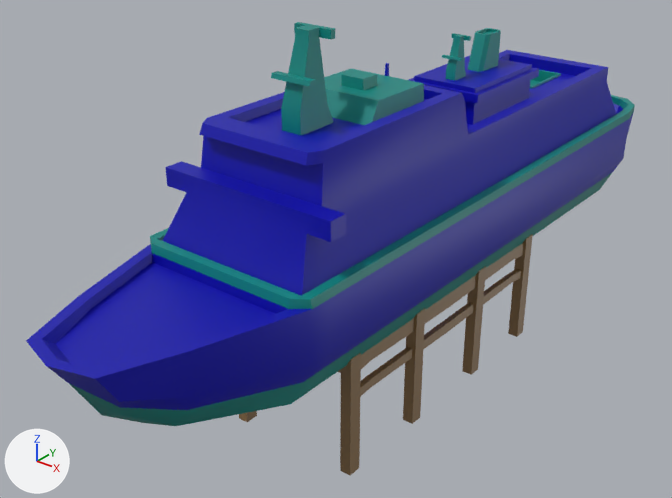
Two versions of the glTF model public/assets/models/boats.glb, one commit apart.
The view is the same before and after, from a camera (50 mm lens) standing at (11.85, -17.16, 11.36) and looking at (-0.85, -1.29, 1.52). Every picture has the same lights, and +X, +Y and +Z are marked at lower left. The picture after the commit comes second. Vertices at exactly the same position are counted once.

Before the edit, the objects in view are built like this:
```python
me_boat_ferry__all = bpy.data.meshes.new('boat_ferry__all')
me_boat_ferry__all.from_pydata(...)  # 428 vertices, 858 faces; spans x -2.2..2.2, y -10.0..10.0, z 0.0..7.3
me_boat_ferry__all.materials.append(mat_defaultmaterial)
me_rootnode_006_flat = bpy.data.meshes.new('RootNode.006_flat')
me_rootnode_006_flat.from_pydata(...)  # 244 vertices, 388 faces; spans x -1.72..1.72, y -4.0..4.0, z -2.32..0.73
me_rootnode_006_flat.materials.append(mat_defaultmaterial_004)
ob_boat_ferry__all = bpy.data.objects.new('boat_ferry__all', me_boat_ferry__all)
ob_boat_ferry__all.location = (0.0, 0.0, 0.0)
ob_pier__all = bpy.data.objects.new('pier__all', me_rootnode_006_flat)
ob_pier__all.location = (0.0, 0.0, 0.0)
```
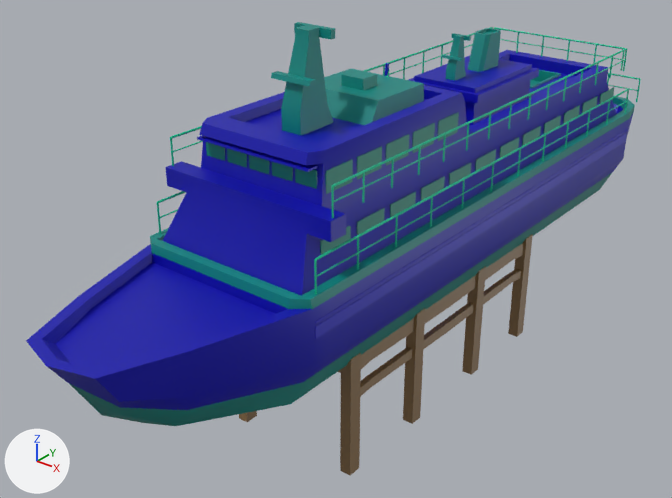
Changed parts and their boxes [x1, y1, x2, y2] in the pictures (672 x 498 px):
```json
{"object": "boat_ferry__all", "change": "reshaped", "before": [26, 22, 635, 426], "after": [26, 22, 641, 426]}
{"part": 1, "of": "me_boat_ferry__all", "change": "added", "after": [320, 226, 351, 255]}
{"part": 2, "of": "me_boat_ferry__all", "change": "added", "after": [357, 208, 385, 235]}
{"part": 3, "of": "me_boat_ferry__all", "change": "added", "after": [390, 191, 416, 217]}
{"part": 4, "of": "me_boat_ferry__all", "change": "added", "after": [421, 176, 445, 201]}
{"part": 5, "of": "me_boat_ferry__all", "change": "added", "after": [449, 162, 471, 185]}
{"part": 6, "of": "me_boat_ferry__all", "change": "added", "after": [475, 149, 496, 171]}
{"part": 7, "of": "me_boat_ferry__all", "change": "added", "after": [499, 137, 519, 158]}
{"part": 8, "of": "me_boat_ferry__all", "change": "added", "after": [522, 126, 541, 146]}
{"part": 9, "of": "me_boat_ferry__all", "change": "added", "after": [543, 115, 561, 134]}
{"part": 10, "of": "me_boat_ferry__all", "change": "added", "after": [563, 105, 580, 124]}
{"part": 11, "of": "me_boat_ferry__all", "change": "added", "after": [582, 96, 598, 113]}
{"part": 12, "of": "me_boat_ferry__all", "change": "added", "after": [599, 87, 614, 104]}
{"part": 13, "of": "me_boat_ferry__all", "change": "added", "after": [325, 159, 353, 194], "on screen": "cyan"}
{"part": 14, "of": "me_boat_ferry__all", "change": "added", "after": [357, 146, 382, 180], "on screen": "cyan"}
{"part": 15, "of": "me_boat_ferry__all", "change": "added", "after": [386, 134, 409, 166], "on screen": "cyan"}
{"part": 16, "of": "me_boat_ferry__all", "change": "added", "after": [157, 27, 641, 339]}
```

The change, as JSON lines over the scene's bpy script:
```json
{"block": "me_boat_ferry__all", "where": "# used by ob_boat_ferry__all; location = (0.0, 0.0, 0.0)"}
{"op": "remove", "block": "me_boat_ferry__all", "code": "me_boat_ferry__all.from_pydata(...)  # 428 vertices, 858 faces; spans x -2.2..2.2, y -10.0..10.0, z 0.0..7.3"}
{"op": "add", "block": "me_boat_ferry__all", "code": "me_boat_ferry__all.from_pydata(...)  # 1562 vertices, 2642 faces; spans x -2.2..2.2, y -10.0..10.0, z 0.0..7.3"}
{"block": "me_boat_ferry__all", "change": "me_boat_ferry__all part 1: a new loose piece, a box spanning x 1.742..1.762, y -5.0..-4.1, z 3.37..3.87, in mat_defaultmaterial"}
{"block": "me_boat_ferry__all", "change": "me_boat_ferry__all part 2: a new loose piece, a box spanning x 1.743..1.763, y -3.88..-2.98, z 3.37..3.87, in mat_defaultmaterial"}
{"block": "me_boat_ferry__all", "change": "me_boat_ferry__all part 3: a new loose piece, a box spanning x 1.745..1.765, y -2.76..-1.86, z 3.37..3.87, in mat_defaultmaterial"}
{"block": "me_boat_ferry__all", "change": "me_boat_ferry__all part 4: a new loose piece, a box spanning x 1.746..1.766, y -1.64..-0.74, z 3.37..3.87, in mat_defaultmaterial"}
{"block": "me_boat_ferry__all", "change": "me_boat_ferry__all part 5: a new loose piece, a box spanning x 1.747..1.767, y -0.52..0.38, z 3.37..3.87, in mat_defaultmaterial"}
{"block": "me_boat_ferry__all", "change": "me_boat_ferry__all part 6: a new loose piece, a box spanning x 1.748..1.768, y 0.6..1.5, z 3.37..3.87, in mat_defaultmaterial"}
{"block": "me_boat_ferry__all", "change": "me_boat_ferry__all part 7: a new loose piece, a box spanning x 1.749..1.769, y 1.72..2.62, z 3.37..3.87, in mat_defaultmaterial"}
{"block": "me_boat_ferry__all", "change": "me_boat_ferry__all part 8: a new loose piece, a box spanning x 1.75..1.77, y 2.84..3.74, z 3.37..3.87, in mat_defaultmaterial"}
{"block": "me_boat_ferry__all", "change": "me_boat_ferry__all part 9: a new loose piece, a box spanning x 1.751..1.771, y 3.96..4.86, z 3.37..3.87, in mat_defaultmaterial"}
{"block": "me_boat_ferry__all", "change": "me_boat_ferry__all part 10: a new loose piece, a box spanning x 1.752..1.772, y 5.08..5.98, z 3.37..3.87, in mat_defaultmaterial"}
{"block": "me_boat_ferry__all", "change": "me_boat_ferry__all part 11: a new loose piece, a box spanning x 1.753..1.773, y 6.2..7.1, z 3.37..3.87, in mat_defaultmaterial"}
{"block": "me_boat_ferry__all", "change": "me_boat_ferry__all part 12: a new loose piece, a box spanning x 1.754..1.774, y 7.32..8.22, z 3.37..3.87, in mat_defaultmaterial"}
{"block": "me_boat_ferry__all", "change": "me_boat_ferry__all part 13: a new loose piece, a box spanning x 1.588..1.608, y -4.65..-3.85, z 4.67..5.13, in mat_defaultmaterial"}
{"block": "me_boat_ferry__all", "change": "me_boat_ferry__all part 14: a new loose piece, a box spanning x 1.589..1.609, y -3.7..-2.9, z 4.67..5.13, in mat_defaultmaterial"}
{"block": "me_boat_ferry__all", "change": "me_boat_ferry__all part 15: a new loose piece, a box spanning x 1.59..1.61, y -2.75..-1.95, z 4.67..5.13, in mat_defaultmaterial"}
{"block": "me_boat_ferry__all", "change": "me_boat_ferry__all part 16: 894 vertices added at x -2.2..2.2, y -5.7..9.7, z 2.3..5.2"}
{"block": "me_boat_ferry__all", "change": "other edits to the shape of me_boat_ferry__all do not show in these pictures"}
```
